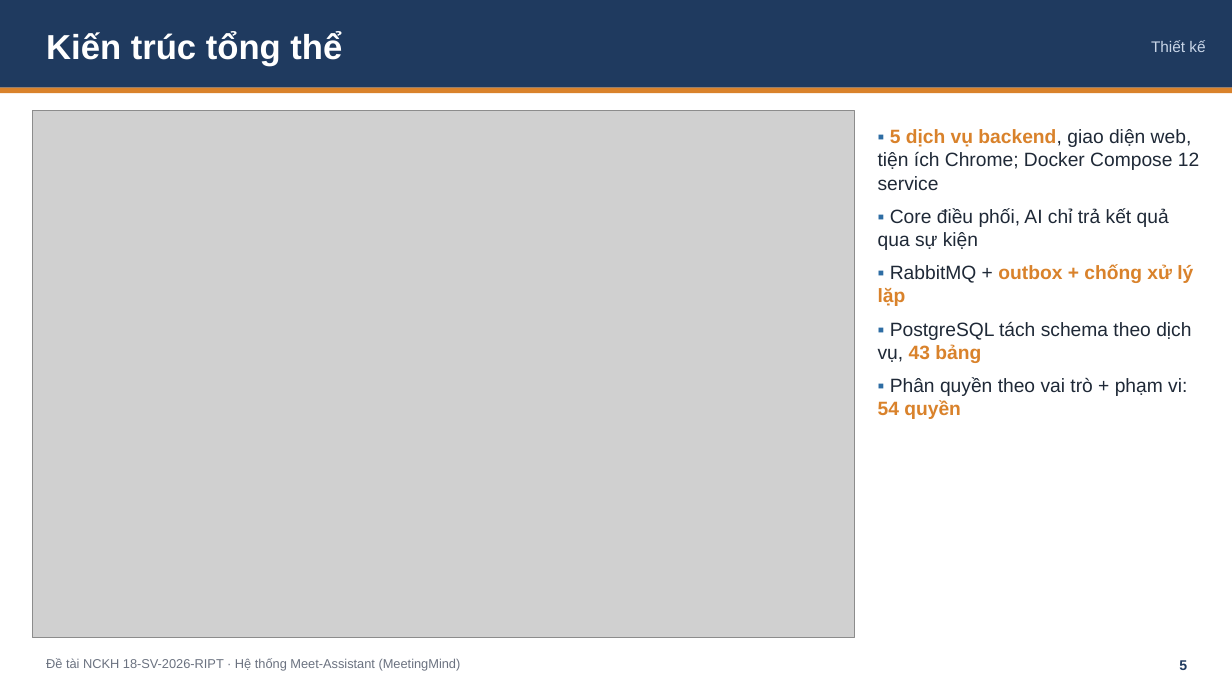
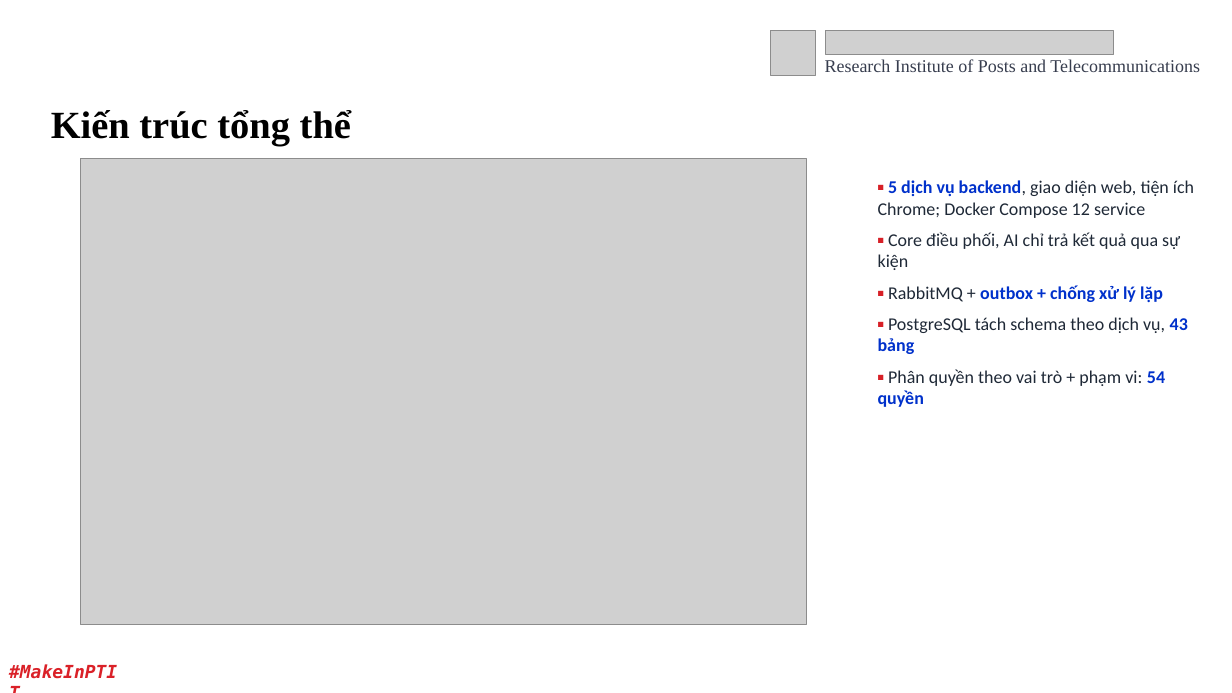
Before and after one commit to Dinhh-Chan/meetingmind, a slide deck: slide 5 of nghiem-thu/SlideNghiemThu_18-SV-2026-RIPT.pptx. Drawn at 1232x693 pixels with LibreOffice and Linux fonts; fonts in the diff are those of the drawing; grey boxes stand for pictures; background and template pictures are left out. Boxes give left, top, right and bottom in pixels: in the first picture for what was removed or moved away, otherwise in the second. Text is boxed around its words. In the diff, an @@ line names an element or a change of style, - is before the commit and + after.

```diff
--- a/nghiem-thu/SlideNghiemThu_18-SV-2026-RIPT.pptx
+++ b/nghiem-thu/SlideNghiemThu_18-SV-2026-RIPT.pptx
@@ rectangle removed at bbox=[0, 0, 1232, 88] @@
@@ picture added at bbox=[771, 30, 816, 75] @@
@@ picture added at bbox=[825, 30, 1114, 55] @@
@@ text added at bbox=[825, 59, 1200, 72], 14 pt, text #373D4E @@
+Research Institute of Posts and Telecommunications
@@ text removed at bbox=[1151, 40, 1205, 52] @@
-Thiết kế
@@ rectangle removed at bbox=[0, 88, 1232, 93] @@
@@ text "Kiến trúc tổng thể": place and size @@
-text "Kiến trúc tổng thể" at bbox=[46, 31, 342, 66]
+text "Kiến trúc tổng thể" at bbox=[51, 110, 351, 146]
@@ text "Kiến trúc tổng thể" at bbox=[51, 110, 351, 146]: size 27 to 30 pt, font Arial to Times New Roman, text colour #FFFFFF to #000000 @@
@@ picture: place and size @@
-picture at bbox=[32, 111, 855, 638]
+picture at bbox=[80, 159, 807, 625]
@@ text "▪ 5 dịch vụ backend, ...": place and size @@
-text "▪ 5 dịch vụ backend, ..." at bbox=[878, 129, 1199, 419]
+text "▪ 5 dịch vụ backend, ..." at bbox=[878, 180, 1194, 407]
@@ text "▪ 5 dịch vụ backend, ..." at bbox=[878, 180, 1194, 407]: size 15 to 14 pt, font Arial to Calibri; text colour #2E6DA4 to #D72027 in "▪", "▪", "▪", "▪" and 1 more places; text colour #D9822B to #0031CB in "5 dịch vụ backend,", "outbox + chống xử lý lặp", "43 bảng", "54 quyền" @@
@@ text added at bbox=[0, 656, 129, 688], 14 pt, text #DA2128, bold, italic @@
+#MakeInPTIT
@@ text removed at bbox=[46, 658, 461, 671] @@
-Đề tài NCKH 18-SV-2026-RIPT · Hệ thống Meet-Assistant (MeetingMind)
@@ text "5": place and size @@
-text "5" at bbox=[1179, 660, 1187, 670]
+text "5" at bbox=[1104, 650, 1155, 683]
@@ text "5" at bbox=[1104, 650, 1155, 683]: size 11 to 12 pt, font Arial to Calibri, text colour #1F3A5F to #FFFFFF; alignment right to centre; vertical alignment top to middle @@
```
Also in this commit, not shown: 20 other slides changed, 1 slide added, 1 slide removed, 5 other files.
